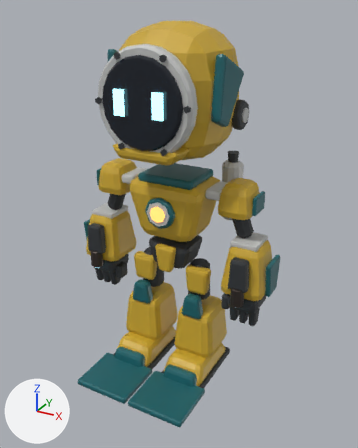
Before and after pictures for a commit that changed the glTF model assets/vale/corpo/mergulhador.glb.
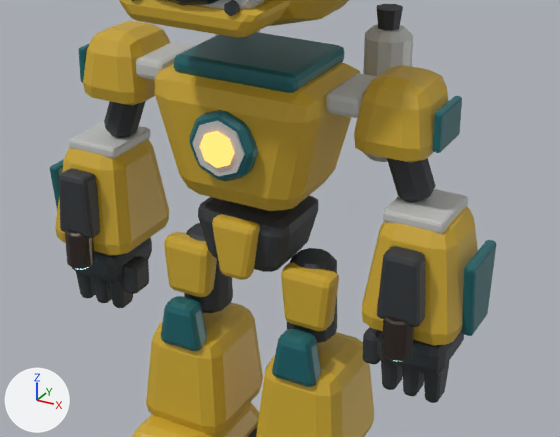
Each version appears first whole from a camera (50 mm lens) standing at (0.726, -1.299, 1.163) and looking at (0.036, -0.043, 0.535), and next in a close-up on the part from 17% to 86% of the width and 33% to 76% of the height. The lights are fixed; the arrows at lower left show +X, +Y and +Z. The first two pictures are the older version. Where no turn or scale is listed for an object, it has been applied to the vertices.

Objects in the first close-up: 'antebraco.002', 'antebraco.003', 'bota.002', 'bota.003', 'cano.002', 'cano.003', 'cano_base.002', 'cano_base.003', 'gola.001', 'ombro_p.002', 'ombro_p.003', 'pelve.001', 'placa_coxa.002', 'queixo.001', 'tronco_p.001' and 37 more.
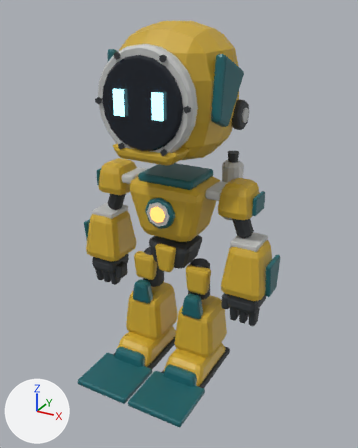
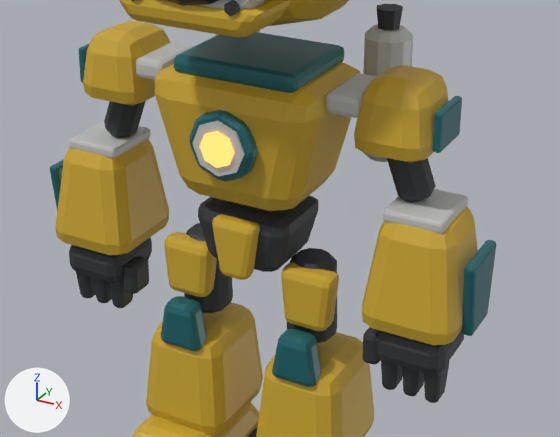
Not visible in the close-ups: 'luz_arma.003'.

What differs and where, as boxes (x1, y1, x2, y2) in the close-ups (560 x 437 px):
'cano_base.002', deleted: before (377, 246, 425, 327)
'cano_base.003', deleted: before (59, 168, 100, 239)
'cano.002', deleted: before (382, 316, 414, 361)
'cano.003', deleted: before (65, 229, 95, 269)

What changed in the scene script:
```text
Remove ob_cano_003:
    ob_cano_003 = bpy.data.objects.new('cano.003', me_cano_003)
    ob_cano_003.location = (0.0, 0.0, 0.0)
Remove ob_cano_base_003:
    ob_cano_base_003 = bpy.data.objects.new('cano_base.003', me_cano_base_003)
    ob_cano_base_003.location = (0.0, 0.0, 0.0)
Remove ob_luz_arma_003:
    ob_luz_arma_003 = bpy.data.objects.new('luz_arma.003', me_luz_arma_003)
    ob_luz_arma_003.location = (0.0, 0.0, 0.0)
Remove ob_cano_002:
    ob_cano_002 = bpy.data.objects.new('cano.002', me_cano_002)
    ob_cano_002.location = (0.0, 0.0, 0.0)
Remove ob_cano_base_002:
    ob_cano_base_002 = bpy.data.objects.new('cano_base.002', me_cano_base_002)
    ob_cano_base_002.location = (0.0, 0.0, 0.0)
```
